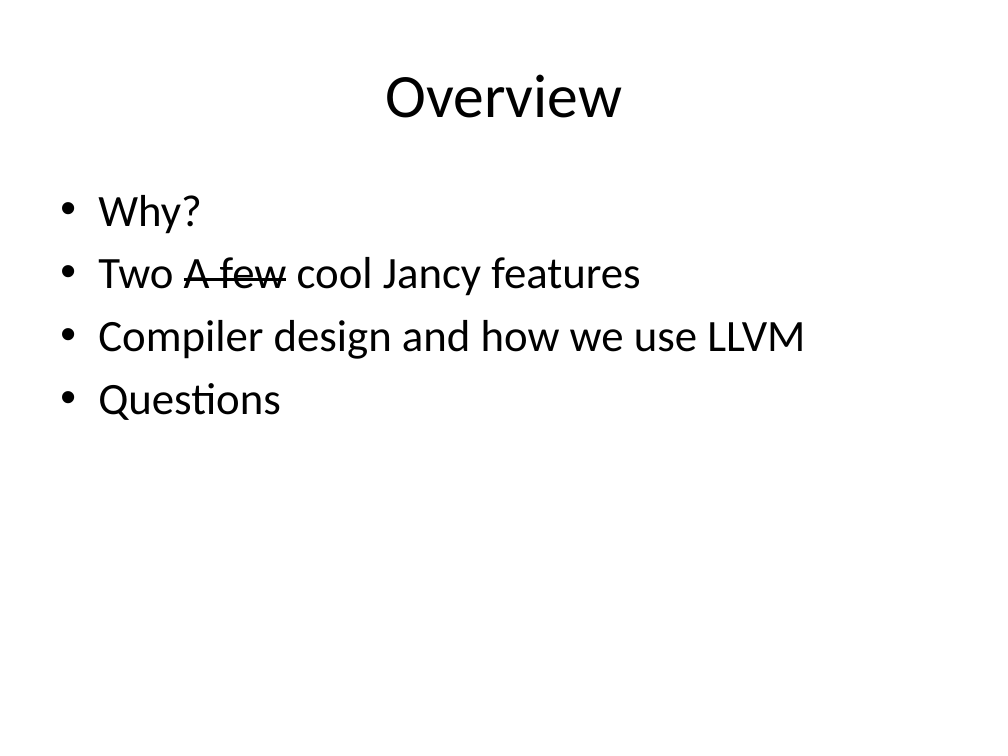
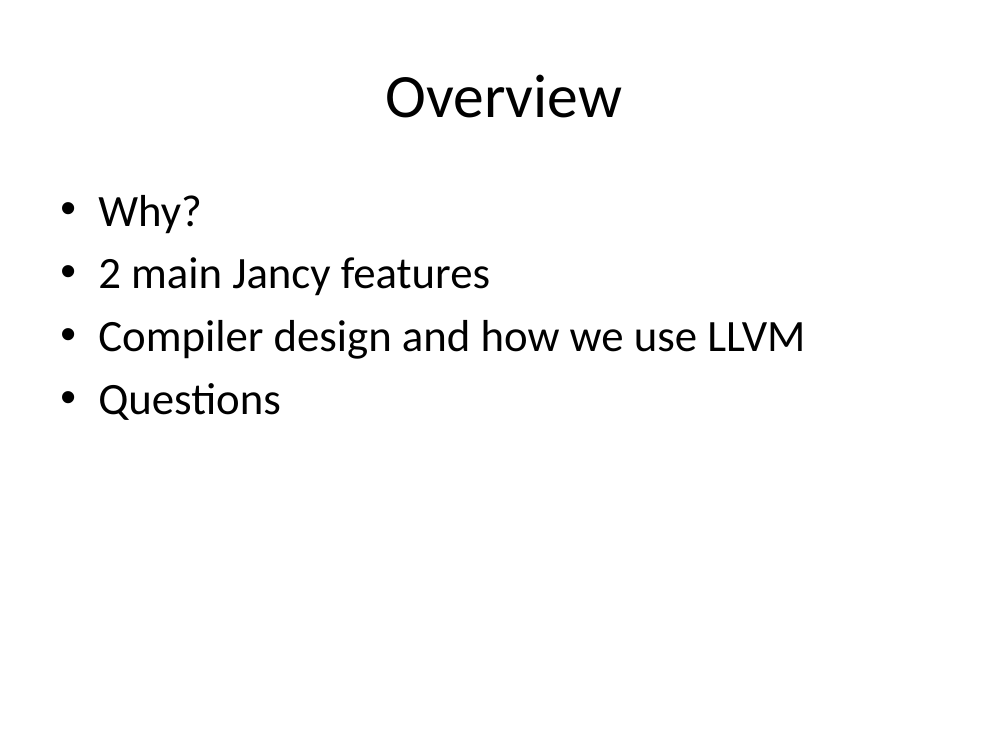
Before and after one commit to vovkos/jancy, a slide deck: slide 2 of doc/pres/Jancy FOSDEM 2016.pptx. Drawn at 1008x756 pixels with LibreOffice and Linux fonts; fonts in the diff are those of the drawing. Boxes give left, top, right and bottom in pixels: in the first picture for what was removed or moved away, otherwise in the second. Text is boxed around its words. In the diff, an @@ line names an element or a change of style, - is before the commit and + after.

Commit message:
[jancy] fosdem 2016 presentation reduced

```diff
--- a/doc/pres/Jancy FOSDEM 2016.pptx
+++ b/doc/pres/Jancy FOSDEM 2016.pptx
@@ text at (98,257,490,296): text changed @@
-• Two A few cool Jancy features
+• 2 main Jancy features
```
